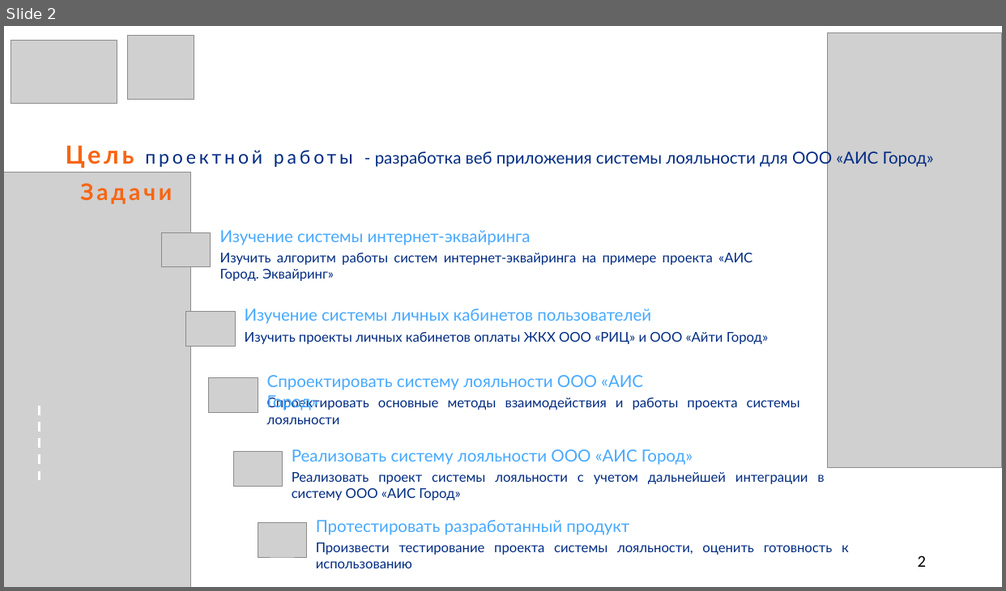
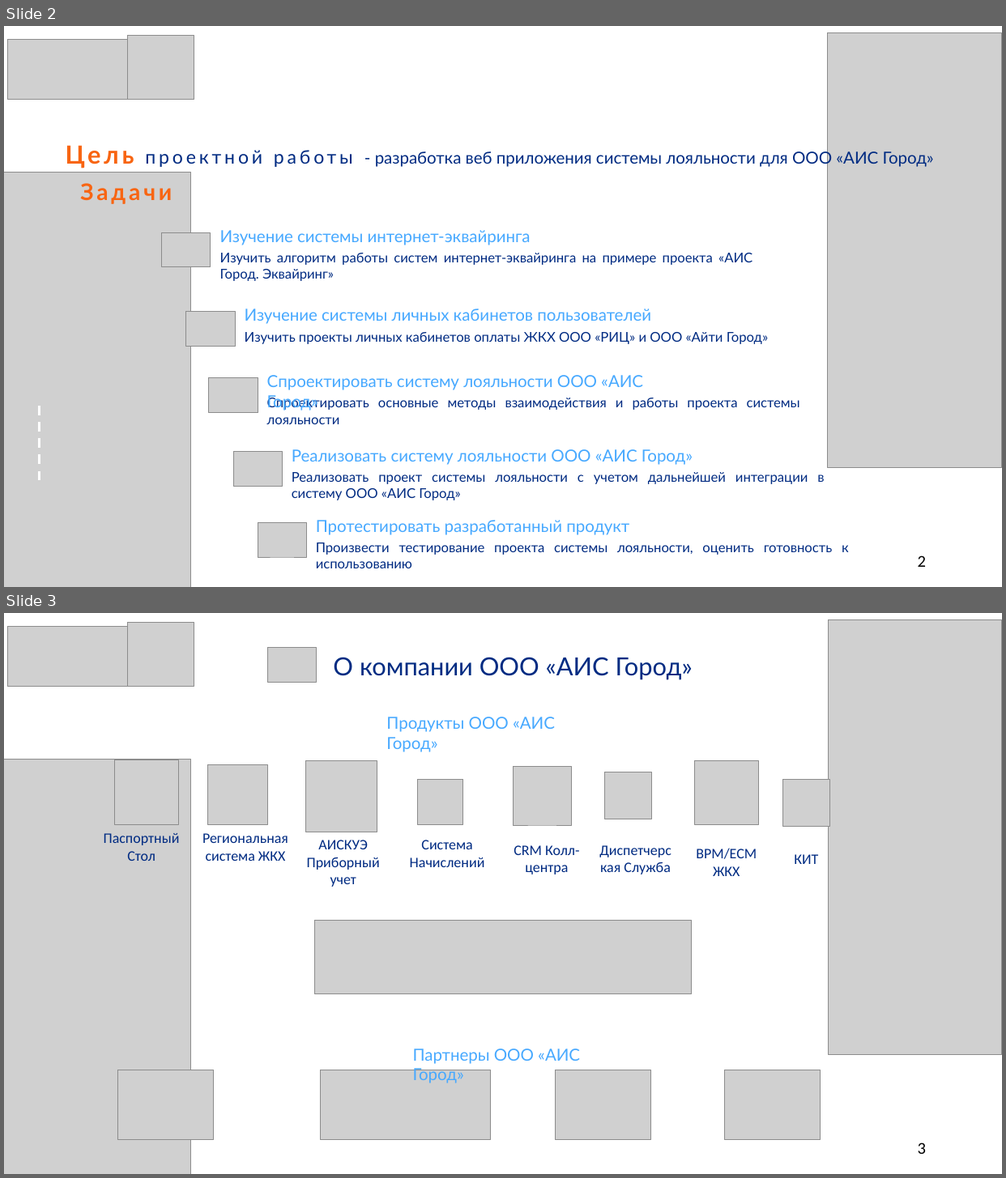
Before and after one commit to SalminaTatyana/DiplomNote, a slide deck: Иванова.pptx. Shown one above the other, each under a label of ours: slide 2 before the commit, slides 2 and 3 after it. The pictures are 1006x591 and 1006x1178 pixels, drawn with LibreOffice and Linux fonts; fonts in the diff are those of the drawing; grey boxes stand for pictures. Boxes give left, top, right and bottom in pixels: in the first picture for what was removed or moved away, otherwise in the second. Text is boxed around its words. In the diff, an @@ line names an element or a change of style, - is before the commit and + after.

```diff
--- a/Иванова.pptx
+++ b/Иванова.pptx
@@ slide 3 added at <box>4,613,1002,1174</box>, background #FFFFFF @@
@@ picture added at <box>8,626,127,686</box> @@
@@ picture added at <box>127,622,194,687</box> @@
@@ picture added at <box>829,619,1002,1055</box> @@
@@ picture added at <box>267,648,316,682</box> @@
@@ text added at <box>333,657,692,680</box>, 24 pt, text #002B82 @@
+О компании ООО «АИС Город»
@@ text added at <box>386,717,555,752</box>, 16 pt, text #47A9FF @@
+Продукты ООО «АИС Город»
@@ picture added at <box>4,759,190,1174</box> @@
@@ picture added at <box>115,760,179,825</box> @@
@@ picture added at <box>207,765,267,825</box> @@
@@ picture added at <box>305,760,377,832</box> @@
@@ picture added at <box>418,779,463,824</box> @@
@@ picture added at <box>513,766,572,825</box> @@
@@ picture added at <box>604,773,651,820</box> @@
@@ picture added at <box>695,760,759,825</box> @@
@@ picture added at <box>783,780,829,827</box> @@
@@ text added at <box>104,833,180,861</box>, 14 pt, text #002B82 @@
+Паспортный Стол
@@ text added at <box>202,833,288,861</box>, 14 pt, text #002B82 @@
+Региональная система ЖКХ
@@ text added at <box>307,840,380,887</box>, 14 pt, text #002B82 @@
+АИСКУЭ Приборный учет
@@ text added at <box>410,840,485,867</box>, 14 pt, text #002B82 @@
+Система Начислений
@@ text added at <box>513,845,580,875</box>, 14 pt, text #002B82 @@
+CRM Колл-центра
@@ text added at <box>696,848,756,876</box>, 14 pt, text #002B82 @@
+BPM/ECM ЖКХ
@@ text added at <box>794,854,818,864</box>, 14 pt, text #002B82 @@
+КИТ
@@ text added at <box>624,862,671,875</box>, 14 pt, text #002B82 @@
+Диспетчерская Служба
@@ picture added at <box>315,920,691,994</box> @@
@@ text added at <box>413,1049,580,1084</box>, 16 pt, text #47A9FF @@
+Партнеры ООО «АИС Город»
@@ picture added at <box>117,1070,214,1140</box> @@
@@ picture added at <box>321,1070,491,1140</box> @@
@@ picture added at <box>556,1070,651,1140</box> @@
@@ picture added at <box>725,1070,820,1140</box> @@
@@ page number added at <box>918,1143,926,1154</box>, 16 pt, text #000000 @@
+3
@@ slide 2 changed as well @@
@@ picture: place and size @@
-picture at <box>11,41,117,103</box>
+picture at <box>8,39,127,99</box>
```
Also in this commit, not shown: 13 other slides changed, 2 other slides added, 1 slide removed.
